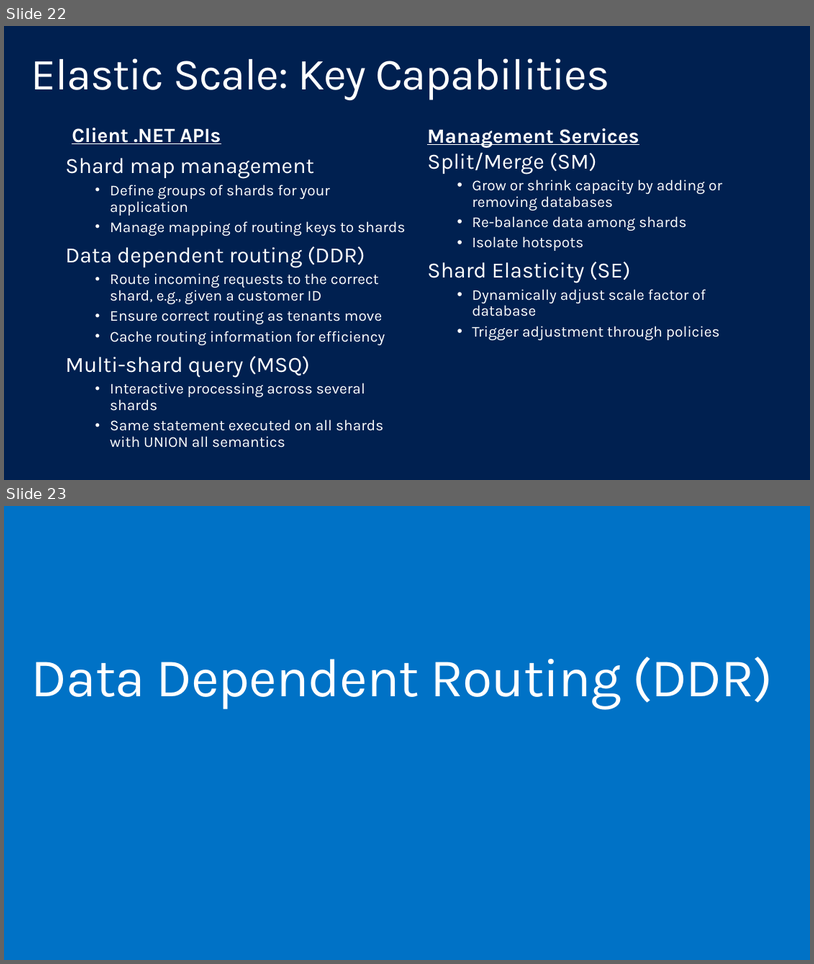
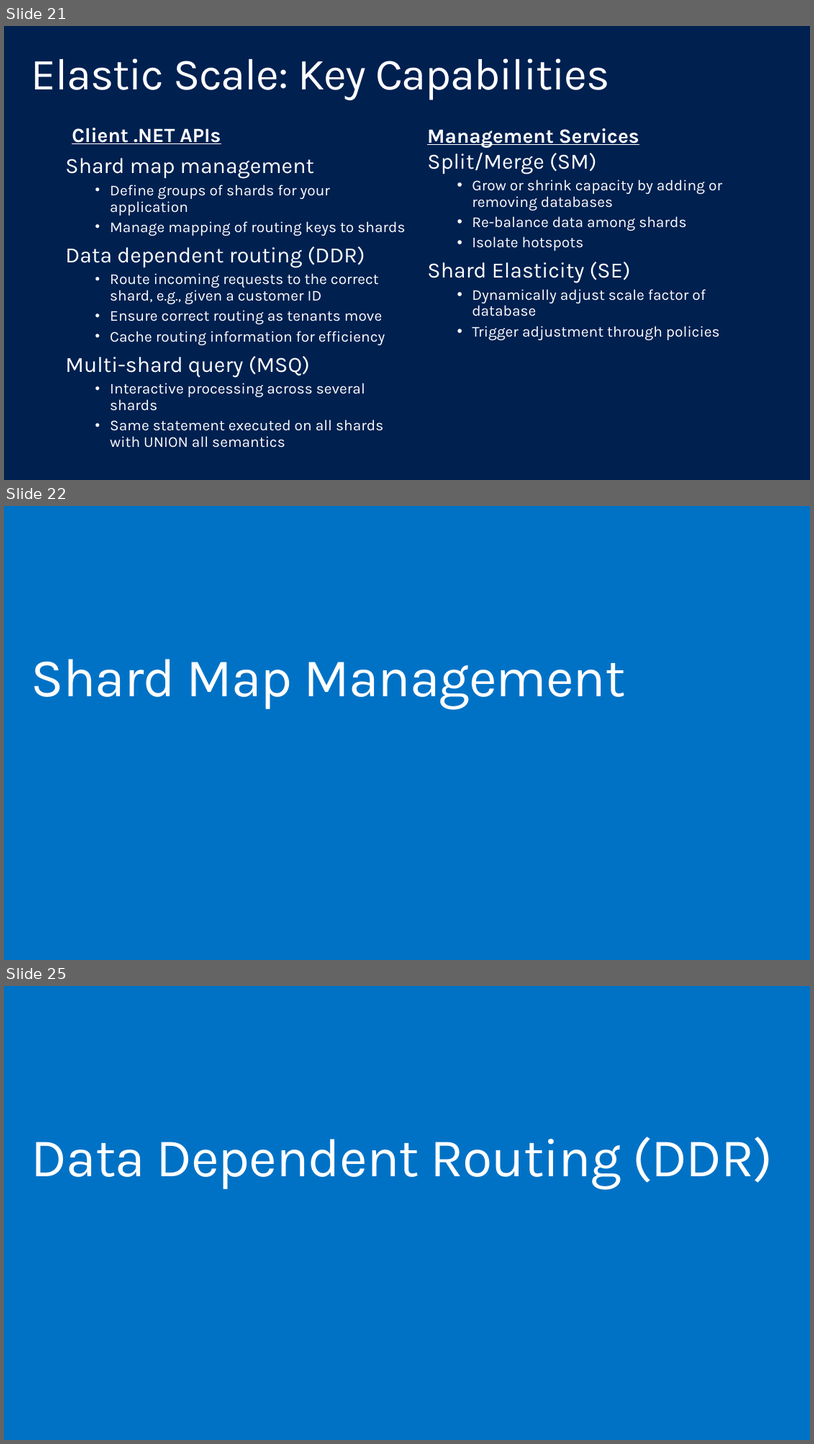
Before and after one commit to shawnweisfeld/20150807_SQLElasticScale, a slide deck: SQLElasticScale.pptx. Shown one above the other, each under a label of ours: slides 22 and 23 before the commit, slides 21, 22 and 25 after it; the slides between them are not shown. The pictures are 814x964 and 814x1444 pixels, drawn with LibreOffice and Linux fonts; fonts in the diff are those of the drawing; background and template pictures are left out. Boxes give left, top, right and bottom in pixels: in the first picture for what was removed or moved away, otherwise in the second. Text is boxed around its words. In the diff, an @@ line names an element or a change of style, - is before the commit and + after.

```diff
--- a/SQLElasticScale.pptx
+++ b/SQLElasticScale.pptx
@@ slide 22 added at [4, 506, 810, 960], background #0072C6 @@
@@ title added at [31, 659, 626, 709], 66 pt, text #FFFFFF @@
+Shard Map Management
@@ what was slide 22 is now slide 21 @@
@@ what was slide 23 is now slide 25 @@
```
Also in this commit, not shown: 3 slides changed, 2 other slides added, 1 slide removed.
